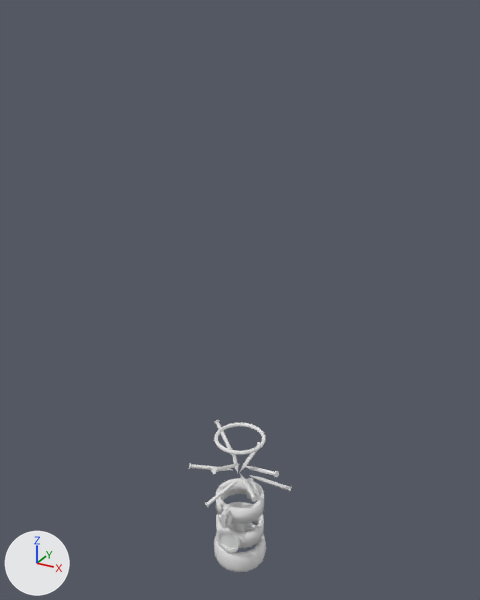
The FBX model Assets/Characters/Accessories/Accessories.fbx, before and after one commit.
Before and after are seen from a 50 mm lens placed at (0.629, -1.143, 1.255), pointed at (-0.015, 0.028, 0.669). Lighting does not change. The marker at lower left points along +X, +Y and +Z. Where no turn or scale is listed for an object, it has been applied to the vertices.

Objects in the first picture: 'Handcuff', 'Nail', 'Ring', 'Watches'.
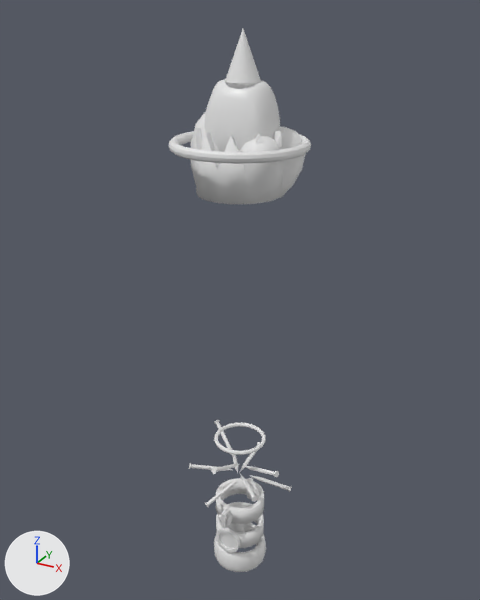
Changed parts and their boxes (x1, y1, x2, y2) in the pictures (480 x 600 px):
'ExtraHead', added
    after: (204, 79, 280, 152)
'Crown', added
    after: (195, 127, 284, 204)
'Eggs', added
    after: (191, 112, 306, 198)
'Circle', added
    after: (169, 131, 311, 164)
'TowerHorn', added
    after: (225, 29, 261, 89)

The change in detail:
Material 'Material.004' (mat_material_004) is new.
Its base color is (0.8, 0.8, 0.8) (white #e7e7e7).
Its roughness is 0.4.
Mesh me_torus is new.
It is a torus around z (ring radius 0.129, tube radius 0.009) spanning x -0.138..0.138, y -0.138..0.138, z -0.01..0.01.
Mesh me_cube_004 is new.
It has 267 vertices, 266 faces and spans x -0.073..0.073, y -0.059..0.064, z -0.025..0.2.
It uses material mat_material_004 (white #e7e7e7).
Mesh me_cone is new.
It has 385 vertices, 385 faces and spans x -0.055..0.055, y -0.055..0.055, z -0.01..0.287.
Mesh me_sphere_001 is new.
It has 342 vertices, 384 faces and spans x -0.132..0.083, y -0.064..0.121, z -0.031..0.152.
Mesh me_circle_012 is new.
It has 80 vertices, 80 faces and spans x -0.087..0.087, y -0.087..0.087, z -0.007..0.121.
Object 'Circle' (ob_circle) is new; it shows me_torus.
Its location is (0.0, 0.0, 1.013).
Object 'ExtraHead' (ob_extrahead) is new; it shows me_cube_004.
Its location is (0.0, 0.006, 0.932).
Object 'TowerHorn' (ob_towerhorn) is new; it shows me_cone.
Its location is (0.007, 0.0, 0.936).
Object 'Eggs' (ob_eggs) is new; it shows me_sphere_001.
Its location is (0.024, -0.007, 0.928).
Object 'Crown' (ob_crown) is new; it shows me_circle_012.
Its location is (0.0, 0.0, 0.924).
